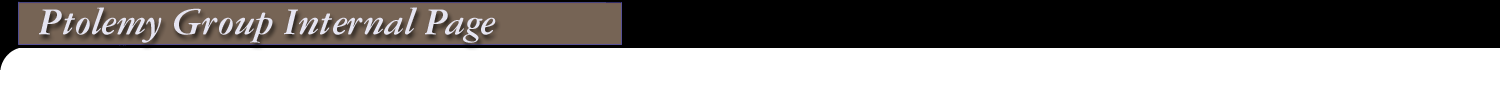
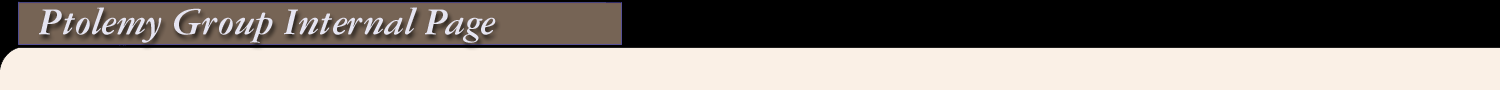
Layer changes from the first 1500 × 90 image to the second:
painted on (unnamed layer) over bbox(0, 47, 1500, 90)